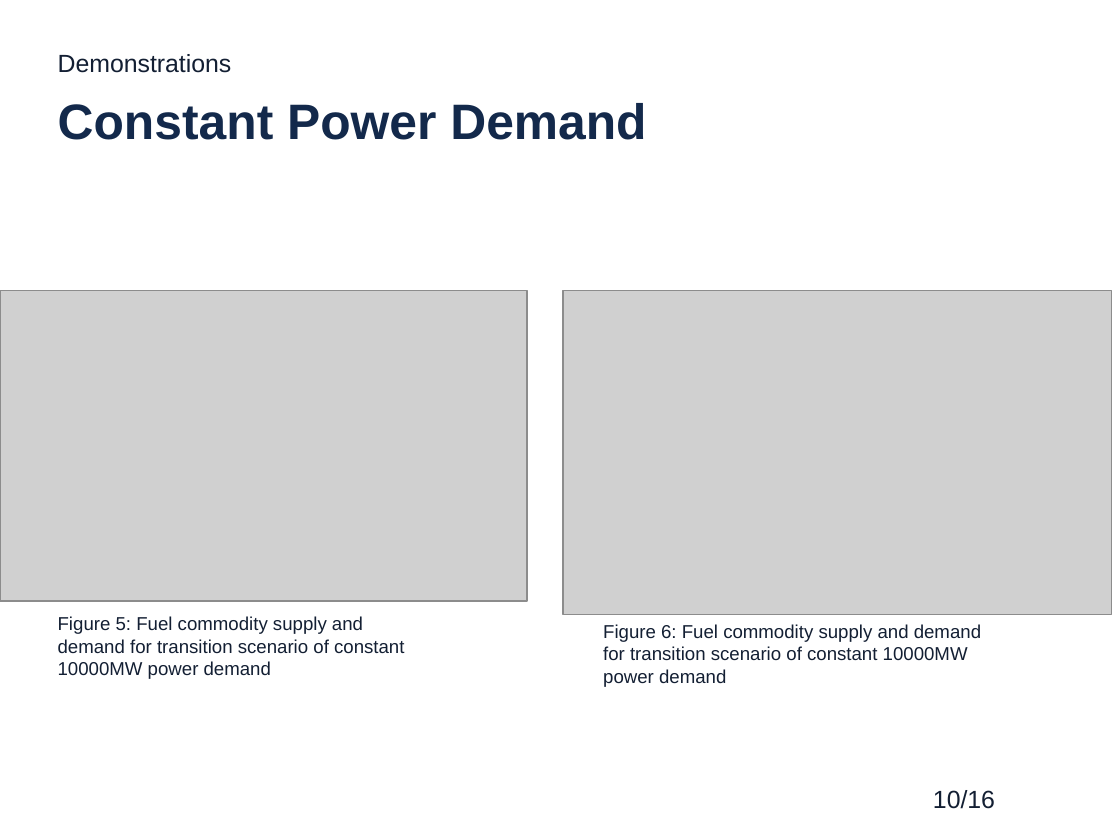
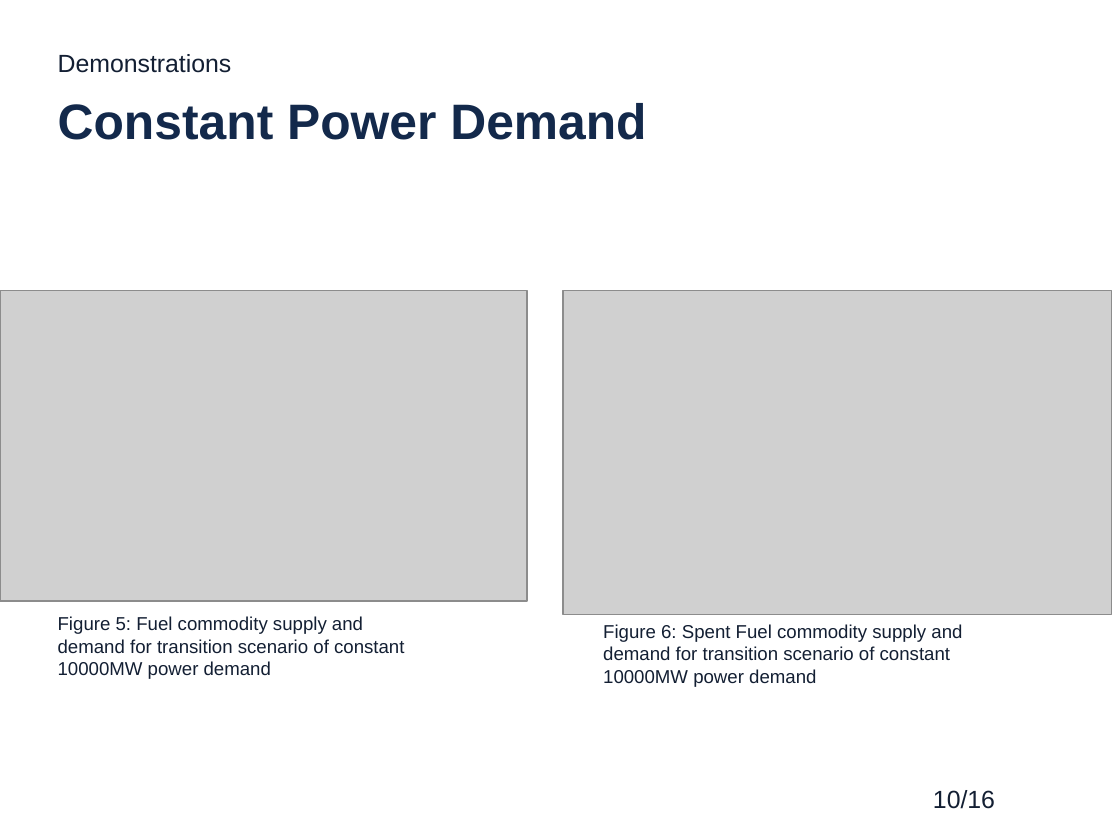
Before and after one commit to gwenchee/2019-chee-twofcs, a slide deck: slide 10 of pres/2019-chee-twofcs-pres.pptx. Drawn at 1120x840 pixels with LibreOffice and Linux fonts; fonts in the diff are those of the drawing; grey boxes stand for pictures; background and template pictures are left out. Boxes give left, top, right and bottom in pixels: in the first picture for what was removed or moved away, otherwise in the second. Text is boxed around its words. In the diff, an @@ line names an element or a change of style, - is before the commit and + after.

```diff
--- a/pres/2019-chee-twofcs-pres.pptx
+++ b/pres/2019-chee-twofcs-pres.pptx
@@ text at [603, 624, 962, 687]: text changed @@
-Figure 6: Fuel commodity supply and demand for transition scenario of constant 10000MW power demand
+Figure 6: Spent Fuel commodity supply and demand for transition scenario of constant 10000MW power demand
```
Also in this commit, not shown: 1 other slide changed.
